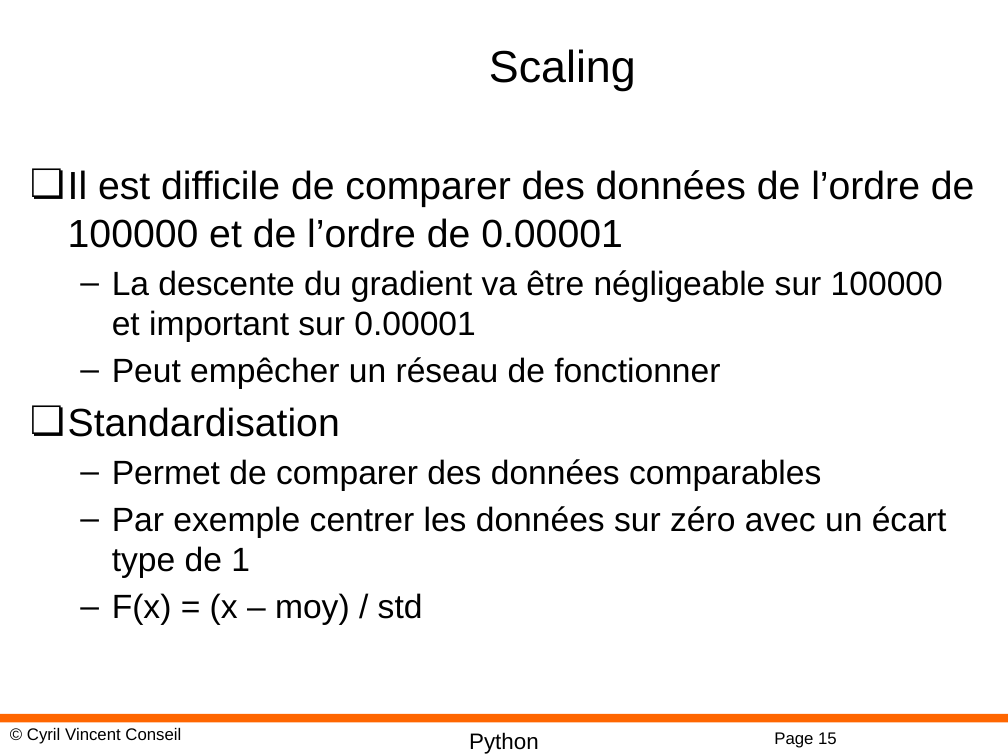
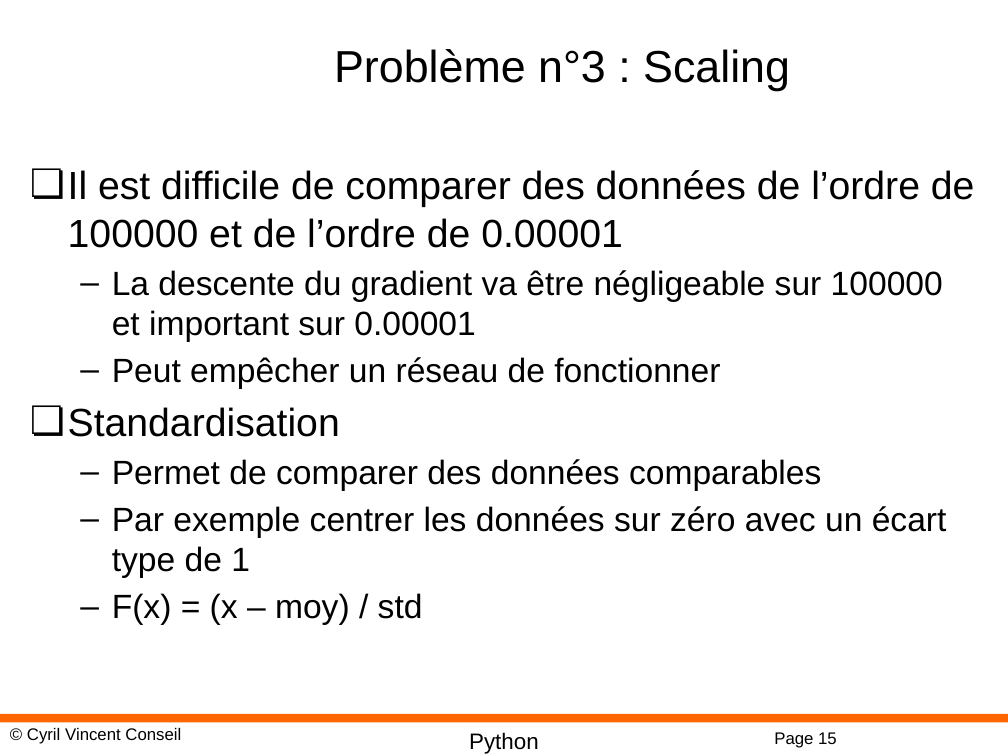
Before and after one commit to cyrilvincent/mlops, a slide deck: slide 15 of ppt/MLOps06-Quality.pptx. Drawn at 1008x756 pixels with LibreOffice and Linux fonts; fonts in the diff are those of the drawing; background and template pictures are left out. Boxes give left, top, right and bottom in pixels: in the first picture for what was removed or moved away, otherwise in the second. Text is boxed around its words. In the diff, an @@ line names an element or a change of style, - is before the commit and + after.

```diff
--- a/ppt/MLOps06-Quality.pptx
+++ b/ppt/MLOps06-Quality.pptx
@@ title at (334,49,790,91): text changed @@
-Scaling
+Problème n°3 : Scaling
```
Also in this commit, not shown: 1 other slide changed, 1 slide added, 1 slide removed, 4 other files.
